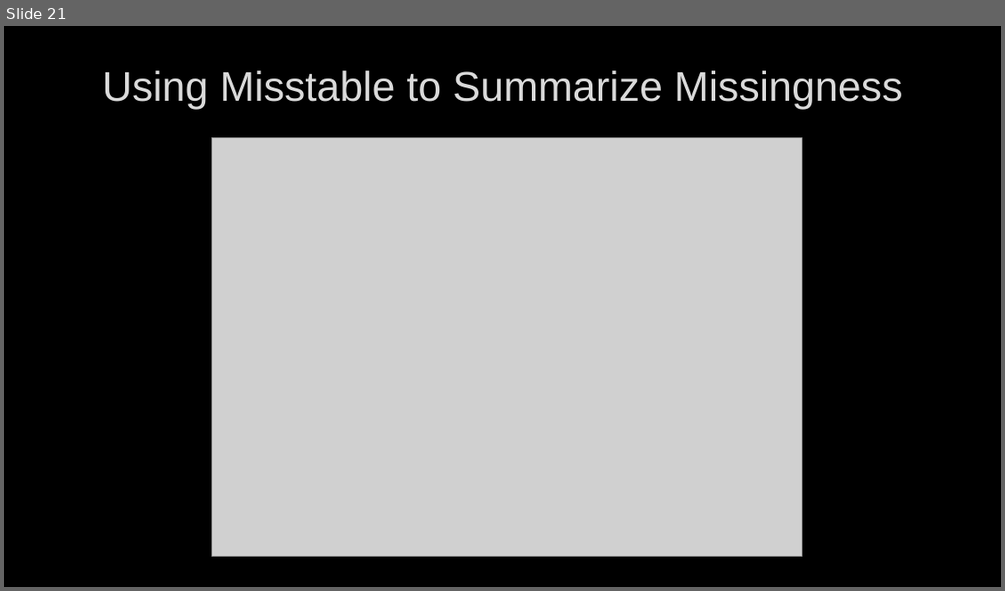
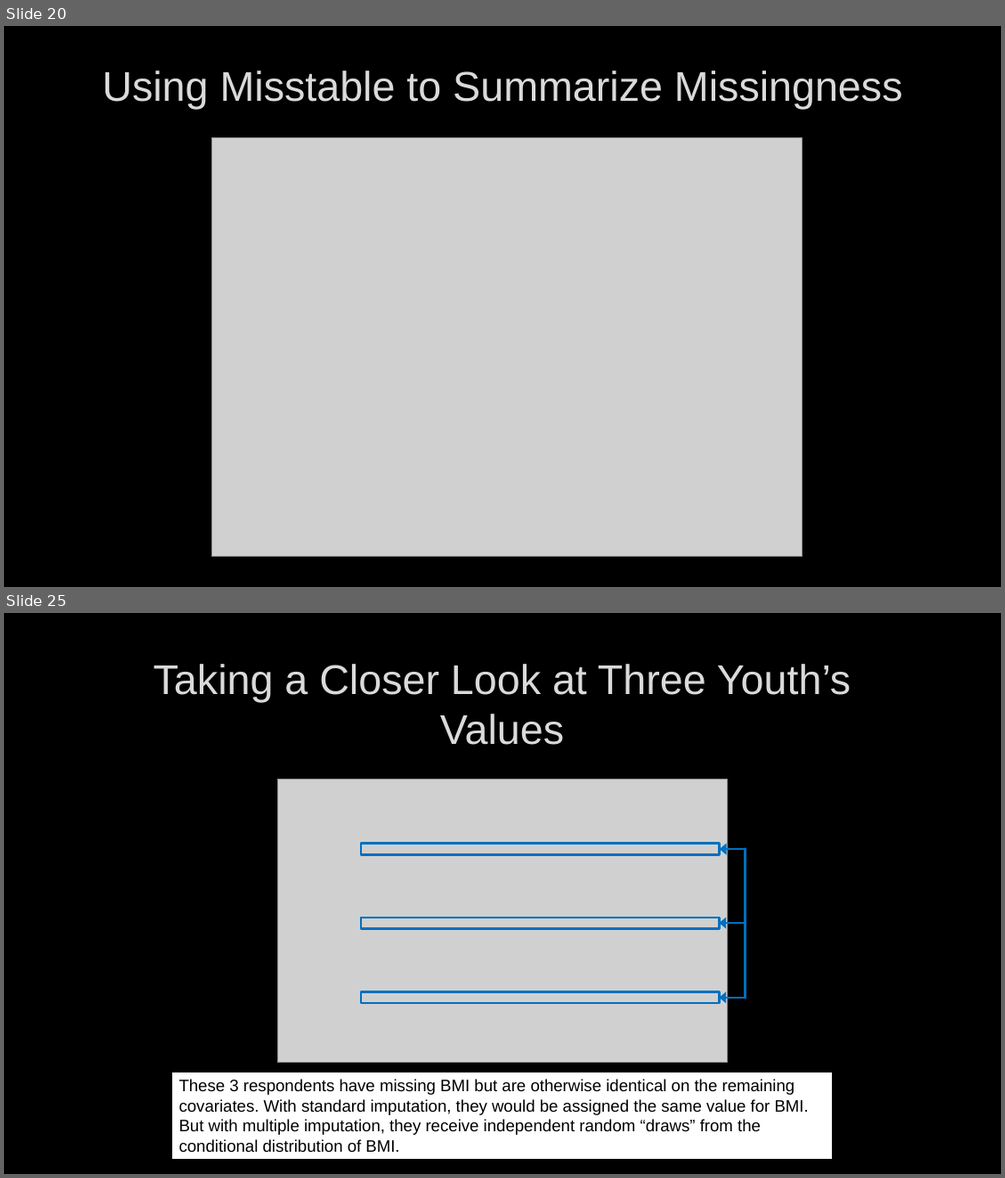
Before and after one commit to sdewittiii/Missing-Data-Imputation, a slide deck: Presentation/Multiple Imputation in Stata Tutorial.pptx. Shown one above the other, each under a label of ours: slide 21 before the commit, slides 20 and 25 after it; the slides between them are not shown. The pictures are 1005x591 and 1005x1178 pixels, drawn with LibreOffice and Linux fonts; fonts in the diff are those of the drawing; grey boxes stand for pictures; background and template pictures are left out. Boxes give left, top, right and bottom in pixels: in the first picture for what was removed or moved away, otherwise in the second. Text is boxed around its words. In the diff, an @@ line names an element or a change of style, - is before the commit and + after.

```diff
--- a/Presentation/Multiple Imputation in Stata Tutorial.pptx
+++ b/Presentation/Multiple Imputation in Stata Tutorial.pptx
@@ slide 25 added at box(4, 613, 1001, 1174), background picture (left out) @@
@@ title added at box(154, 664, 850, 745), 40 pt, text #DADADA @@
+Taking a Closer Look at Three Youth’s Values
@@ picture added at box(278, 779, 727, 1062) @@
@@ group added at box(362, 844, 745, 1003): 3 rectangles, 3 arrows, 1 line @@
@@ rectangle added at box(171, 1071, 833, 1159), fill #FFFFFF, outline #000000 1.25 pt, 16 pt, text #000000 @@
+These 3 respondents have missing BMI but are otherwise identical on the remaining covariates. With standard imputation, they would be assigned the same value for BMI. But with multiple imputation, they receive independent random “draws” from the conditional distribution of BMI.
@@ what was slide 21 is now slide 20 @@
```
Also in this commit, not shown: 8 slides changed, 6 other slides added, 1 slide removed, 12 other files.
